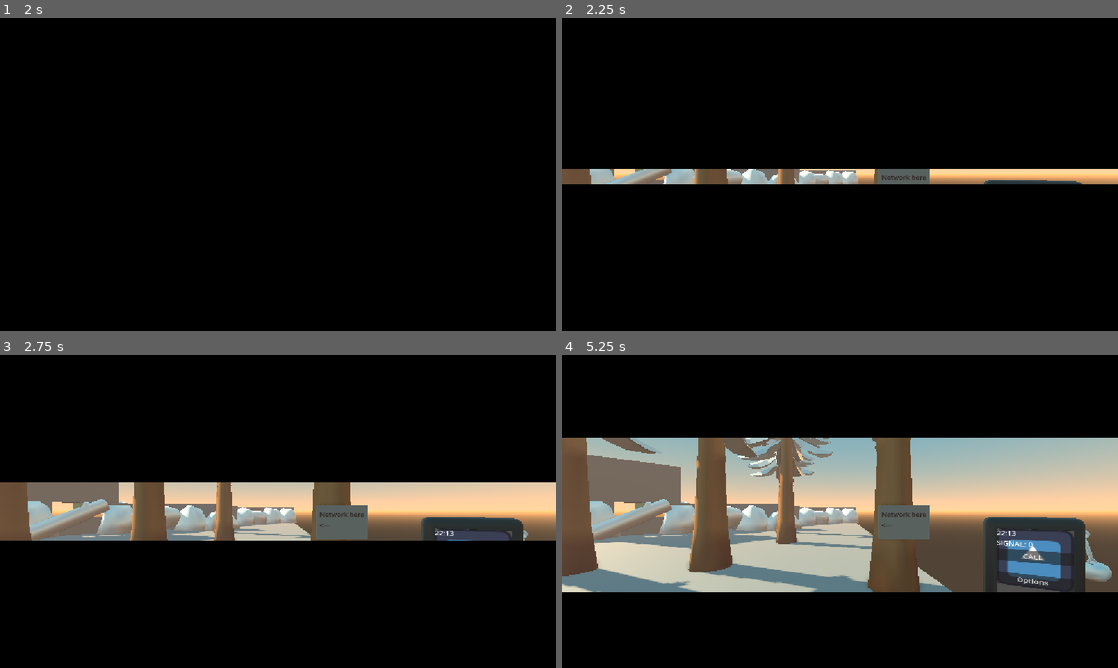
Above: before the commit, frames 1-4 (two rows, left to right).
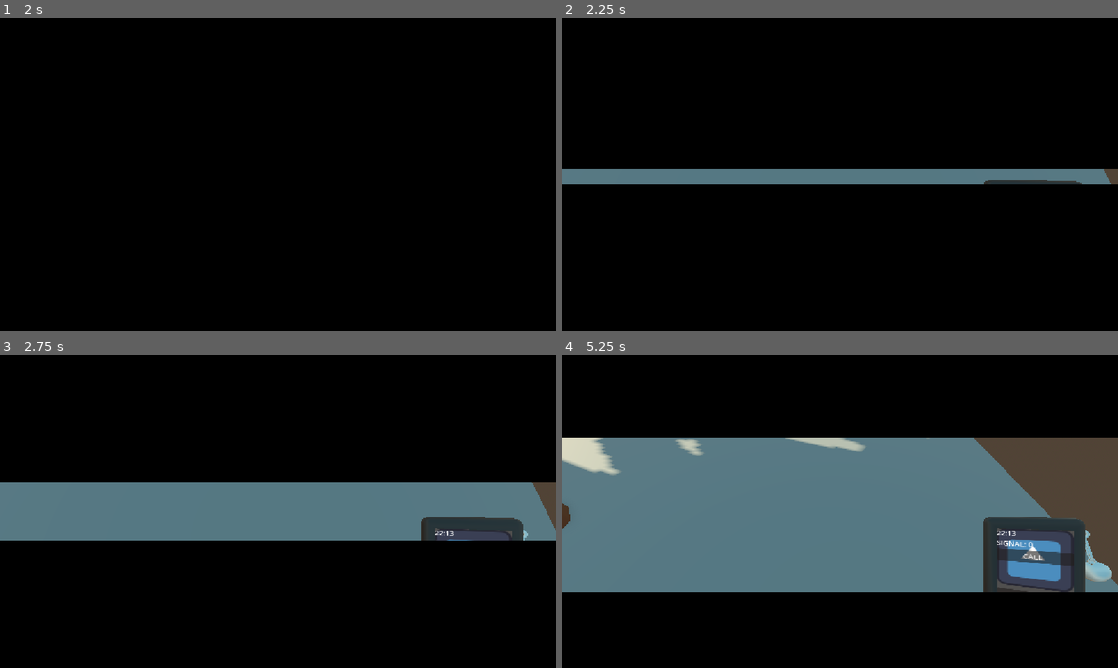
Above: after the commit, the same moments.

Repository: theanaverwaerde/low-signal-ld59
Game: Godot game, scene res://scene_test.tscn
The game is run twice, just before and just after one commit, with the same random seed, the same clock (stepped at 60 frames per second) and the same inputs. The engine's default icon, where the game draws it, is replaced by a stand-in: a white triangle on a blue panel in a dark square.
Inputs (mouse positions are in pixels of both pictures, inside the frame that each line leads up to):
- Up to frame 1 (2 s): tap Enter (ui_accept) at 0.5, 0.77, 1.52 s; move the mouse to (400, 158) at 0.52 s; hold D (right) 0.53-1.28 s; hold F (phone) 0.53-1.28 s; click (400, 158) at 0.67 s; move the mouse to (166, 190) at 1.27 s; hold S (down) from 1.28 s (still down); tap F (phone) at 1.35 s
- Up to frame 2 (2.25 s): tap Enter (ui_accept) at 2 s; move the mouse to (895, 105) at 2.02 s; release S (down) at 2.03 s; hold D (right) from 2.03 s (still down); hold F (phone) from 2.03 s (still down)
- Up to frame 3 (2.75 s): keep holding D (right); keep holding F (phone)
- Up to frame 4 (5.25 s): move the mouse to (812, 574) at 2.77 s; release D (right) at 2.78 s; release F (phone) at 2.78 s; hold W (up) 2.78-3.53 s; tap F (phone) at 2.85, 4.35 s; click (812, 574) at 2.92 s; tap Enter (ui_accept) at 3.02, 3.77, 4.52 s; move the mouse to (1006, 558) at 3.52 s; hold F (phone) 3.53-4.28 s; hold A (left) 3.53-5.03 s; move the mouse to (673, 464) at 4.27 s; move the mouse to (867, 511) at 5.02 s; hold S (down) from 5.03 s (still down); hold F (phone) from 5.03 s (still down); click (867, 511) at 5.17 s

Frame 1 is identical in both runs. In frame 2, 4.7% of the frame differs, in the area x 0-100%, y 48-54%; in frame 3, 17%; in frame 4, 42%, in the area x 0-100%, y 26-76%.

Commit message:
Animation camera

Diff:
--- a/scene_test.tscn
+++ b/scene_test.tscn
@@ -54,10 +54,22 @@
 "update": 0,
 "values": [Color(1, 1, 1, 1)]
 }
+tracks/3/type = "value"
+tracks/3/imported = false
+tracks/3/enabled = true
+tracks/3/path = NodePath("%Camera3D:rotation")
+tracks/3/interp = 1
+tracks/3/loop_wrap = true
+tracks/3/keys = {
+"times": PackedFloat32Array(0),
+"transitions": PackedFloat32Array(1),
+"update": 0,
+"values": [Vector3(0, 0, 0)]
+}
 
 [sub_resource type="Animation" id="Animation_lsd60"]
 resource_name = "awakeAnimation"
-length = 5.9666667
+length = 6.0
 tracks/0/type = "bezier"
 tracks/0/imported = false
 tracks/0/enabled = true
@@ -92,6 +104,18 @@
 "transitions": PackedFloat32Array(1, 1),
 "update": 0,
 "values": [Color(1, 1, 1, 1), Color(1, 1, 1, 0)]
+}
+tracks/3/type = "value"
+tracks/3/imported = false
+tracks/3/enabled = true
+tracks/3/path = NodePath("%Camera3D:rotation")
+tracks/3/interp = 2
+tracks/3/loop_wrap = true
+tracks/3/keys = {
+"times": PackedFloat32Array(0, 1.3, 4.4666667, 4.7, 5.9666667),
+"transitions": PackedFloat32Array(1, 1, 1, 1, 1),
+"update": 0,
+"values": [Vector3(0, 0, 0), Vector3(-1.0925761, 0, 0), Vector3(-0.75049156, 0, 0), Vector3(-0.88662726, 0, 0), Vector3(0, 0, 0)]
 }
 
 [sub_resource type="AnimationLibrary" id="AnimationLibrary_aa3pj"]
@@ -178,6 +202,7 @@
 viewport_path = NodePath("Helper/StaticBody3D/SubViewport")
 
 [sub_resource type="LabelSettings" id="LabelSettings_0n4ab"]
+font_size = 48
 font_color = Color(0.7882353, 0.24705882, 0.22352941, 1)
 
 [node name="Node" type="Node" unique_id=726614676]
Not shown: 1 places in scene_test.tscn that only renumber resources
